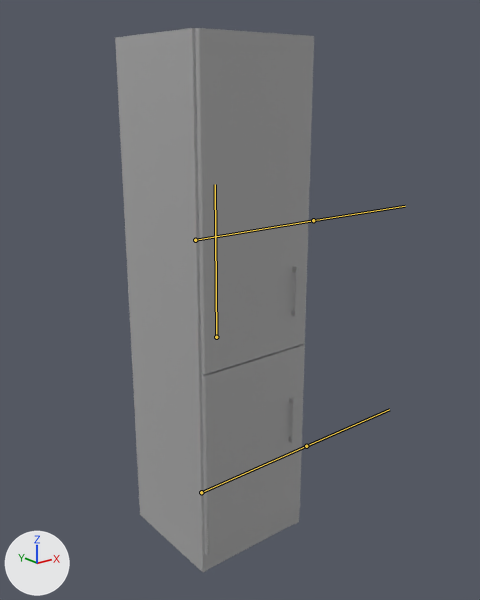
An edit to the FBX model care-up/Assets/Resources_moved/Models/WardrobeOpenable.fbx, drawn before and after from the same camera.
Camera for both pictures: a camera (50 mm lens) standing at (-1.9, -2.57, 1.2) and looking at (0.01, -0.18, 0.24). The lights are fixed; the arrows at lower left show +X, +Y and +Z. The bones that bend it are drawn over the model as lines.

Names of what the first picture shows: 'WardrobeOpenable'.
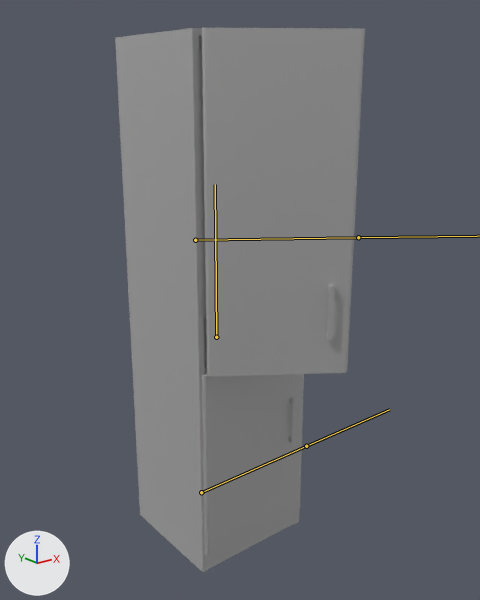
The newer file adds an action. The first version stands in its rest pose; the second is drawn at frame 100 of the action 'Wardrobe_Armature|Wardrobe_Opening_L_OldFemaleDarkSkinnedRigged_RemovingCardiganAnimation.blend'.

Pixel boxes [x1, y1, x2, y2] of what changed, in the pictures (480 x 600 px):
```json
{"object": "WardrobeOpenable", "change": "posed", "before": [115, 28, 314, 572], "after": [115, 28, 365, 572], "on screen": "25% wider"}
{"bone": "UpperDoorBone", "before": "(195, 240) to (313, 220)", "after": "(195, 240) to (358, 237)"}
```

Edits to the scene script, one JSON object a line:
```json
{"block": "bone_upperdoorbone", "where": "bone_upperdoorbone = bpy.data.objects['Wardrobe_Armature'].pose.bones['UpperDoorBone']  # child of 'Main'"}
{"op": "set", "path": "bone_upperdoorbone.rotation_quaternion", "old": "(1.0, 0.0, 0.0, 0.0)", "new": "(0.954, 0.3, 0.0, 0.0)", "note": "degrees (0, 0, 0) -> degrees (35, 0, 0)"}
```
